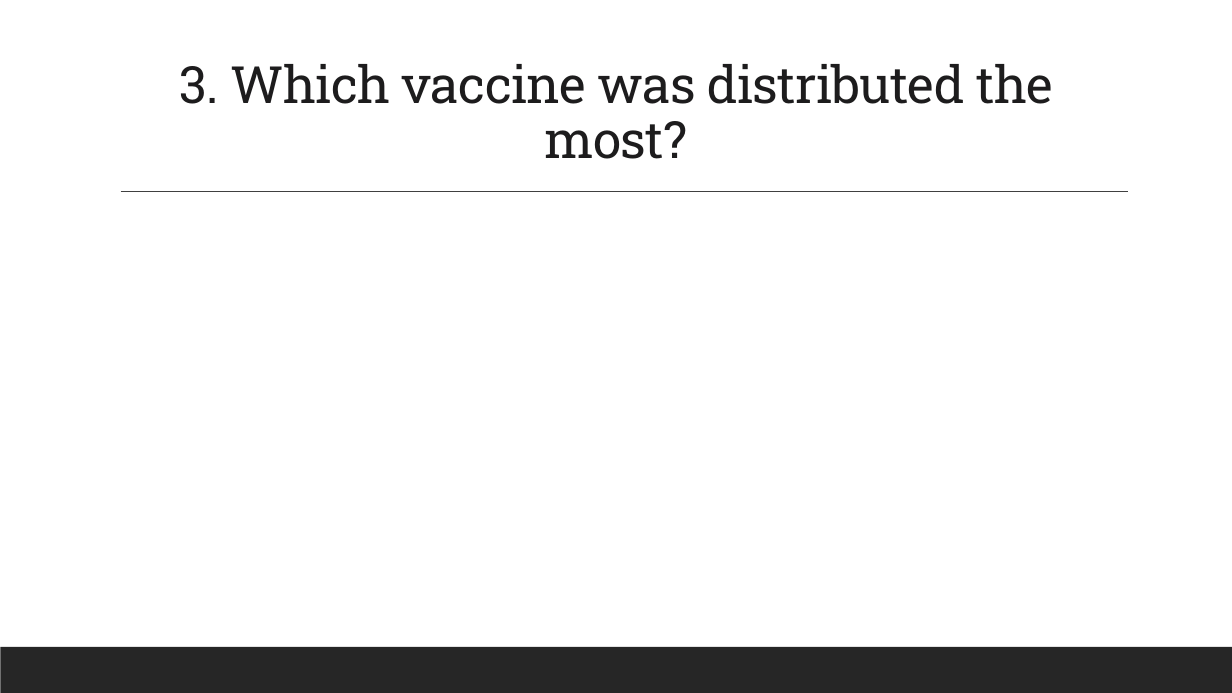
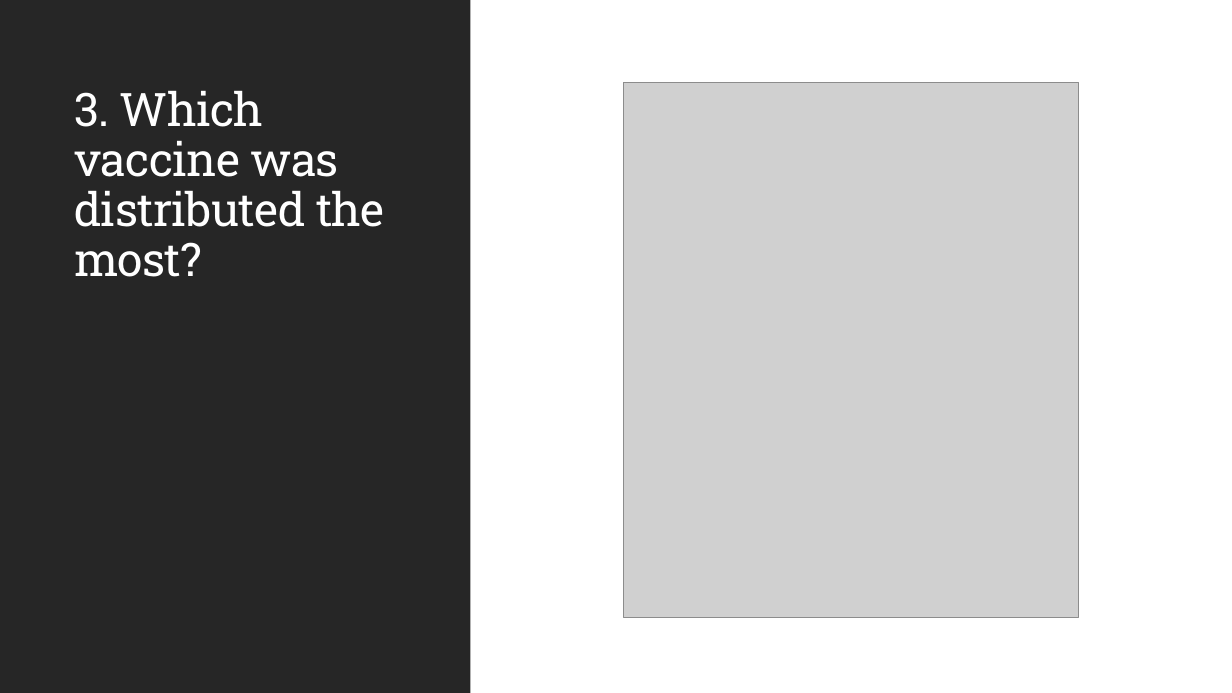
Before and after one commit to Ramsha2025/US-Vaccine-Tracker-Challenge, a slide deck: slide 6 of US Vaccine Tracker.pptx. Drawn at 1232x693 pixels with LibreOffice and Linux fonts; fonts in the diff are those of the drawing; grey boxes stand for pictures. Boxes give left, top, right and bottom in pixels: in the first picture for what was removed or moved away, otherwise in the second. Text is boxed around its words. In the diff, an @@ line names an element or a change of style, - is before the commit and + after.

```diff
--- a/US Vaccine Tracker.pptx
+++ b/US Vaccine Tracker.pptx
@@ rectangle added at <box>0,0,470,693</box>, fill #262626 @@
@@ title "3. Which vaccine was distributed ...": place and size @@
-title "3. Which vaccine was distributed ..." at <box>180,64,1053,159</box>
+title "3. Which vaccine was distributed ..." at <box>74,90,385,277</box>
@@ title "3. Which vaccine was distributed ..." at <box>74,90,385,277</box>: size 40 to 36 pt, text colour #1D1C1D to #FFFFFF; alignment centre to left @@
@@ picture added at <box>624,82,1079,617</box> @@
@@ line removed from (121, 192) to (1128, 192) @@
@@ rectangle removed at <box>0,647,1232,693</box> @@
```
Also in this commit, not shown: 3 other slides changed.
